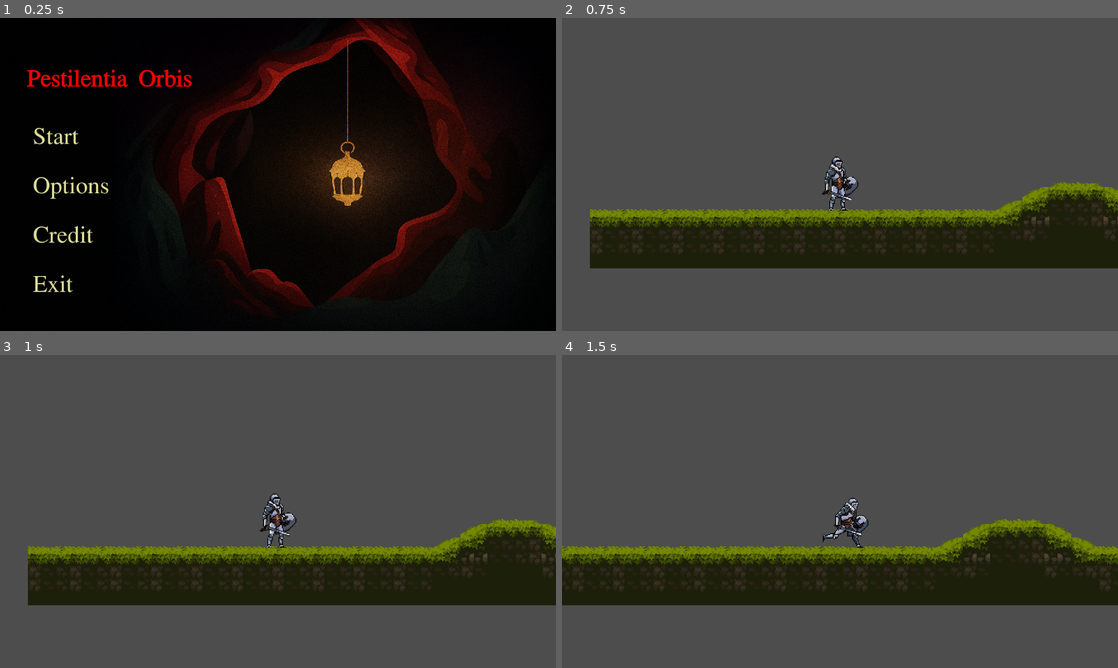
Above: before the commit, frames 1-4 (two rows, left to right).
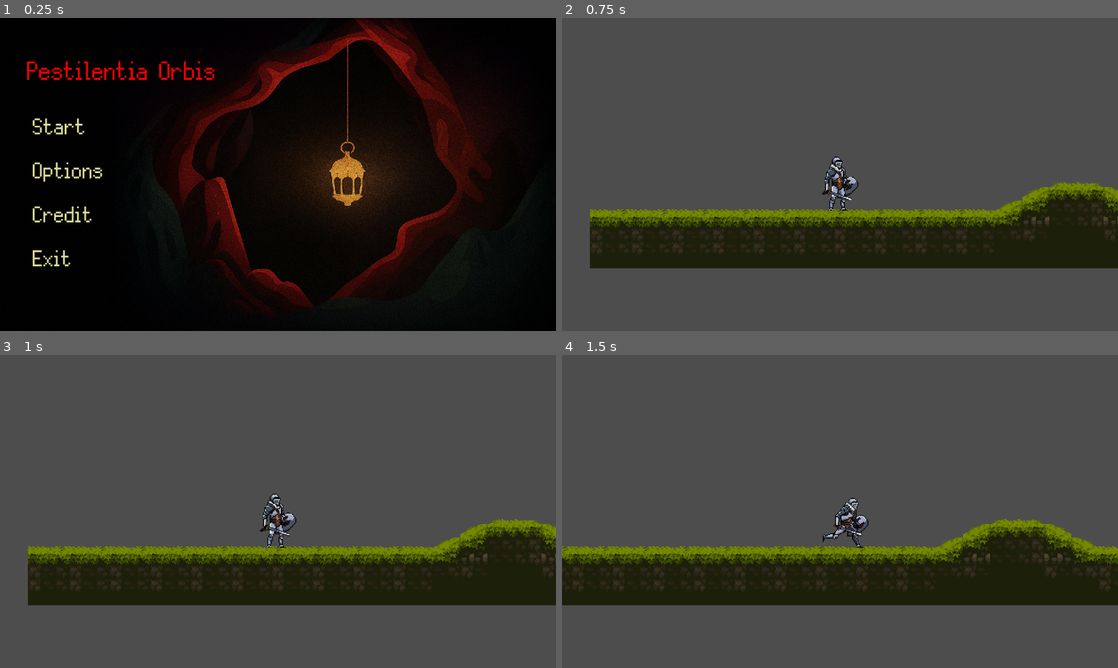
Above: after the commit, the same moments.

Repository: teabrf225/Pestilentia_Orbis_Project_Game2D_Group09
Game: Godot game, scene res://Interface/Menu_Game/menu_game.tscn
The game is run twice, just before and just after one commit, with the same random seed, the same clock (stepped at 60 frames per second) and the same inputs.
Inputs:
- Up to frame 1 (0.25 s): no input
- Up to frame 2 (0.75 s): click "Start" at 0.5 s
- Up to frame 3 (1 s): no input
- Up to frame 4 (1.5 s): tap Enter at 1.25 s; hold D (Move_Right) from 1.28 s (still down)

The runs differ from the first frame. In frame 1, 2.7% of the frame differs, in the area x 4-39%, y 13-88%; in frame 2, nothing differs; in frame 3, nothing differs; in frame 4, nothing differs.

Commit message:
fontPath

Diff:
--- a/Interface/Menu_Game/menu_game.tscn
+++ b/Interface/Menu_Game/menu_game.tscn
@@ -1,12 +1,11 @@
-[gd_scene load_steps=12 format=3 uid="uid://bcmvkkx6ovlfh"]
-
-[ext_resource type="Texture2D" uid="uid://d1u03ryicebem" path="res://Interface/Menu_Game/Backgound_main_menu.png" id="1_6hw7b"]
+[gd_scene load_steps=11 format=3 uid="uid://bcmvkkx6ovlfh"]
+
+[ext_resource type="Texture2D" uid="uid://b5gvshpueogc1" path="res://Interface/Menu_Game/Backgound_main_menu.png" id="1_6hw7b"]
 [ext_resource type="Script" uid="uid://sah41kihxeif" path="res://Interface/Menu_Game/menu_game.gd" id="1_yl80j"]
-[ext_resource type="FontFile" uid="uid://c6yt4pglgqdyf" path="res://Resource/Font/kinnari/Kinnari.ttf" id="3_f0oqs"]
+[ext_resource type="FontFile" uid="uid://clumjposkcf5b" path="res://Resource/Font/Silver.ttf" id="3_q67qq"]
 [ext_resource type="Script" uid="uid://bh4v8brf8wdg2" path="res://Management/audio_control.gd" id="4_cnc36"]
-[ext_resource type="AudioStream" uid="uid://d3iulyqooe6ng" path="res://Resource/Music_BackGround/Horror Ambience (Free Background Music).mp3" id="4_f0oqs"]
+[ext_resource type="AudioStream" uid="uid://dpwwaf6cwqtdj" path="res://Resource/Music_BackGround/Horror Ambience (Free Background Music).mp3" id="4_f0oqs"]
 [ext_resource type="Script" uid="uid://c5sf27scwlt6h" path="res://Interface/Menu_Game/fullscreen_control.gd" id="5_7trak"]
-[ext_resource type="FontFile" uid="uid://dpblv8cxhbtoq" path="res://Resource/Font/kinnari/Kinnari-Bold.ttf" id="5_36cs2"]
 
 [sub_resource type="StyleBoxTexture" id="StyleBoxTexture_1vqnn"]
 texture = ExtResource("1_6hw7b")
@@ -55,8 +54,8 @@
 modulate = Color(1, 1, 0.67451, 1)
 layout_mode = 2
 size_flags_vertical = 3
-theme_override_fonts/font = ExtResource("3_f0oqs")
-theme_override_font_sizes/font_size = 50
+theme_override_fonts/font = ExtResource("3_q67qq")
+theme_override_font_sizes/font_size = 70
 text = "Start"
 flat = true
 alignment = 0
@@ -65,8 +64,8 @@
 modulate = Color(1, 1, 0.67451, 1)
 layout_mode = 2
 size_flags_vertical = 3
-theme_override_fonts/font = ExtResource("3_f0oqs")
-theme_override_font_sizes/font_size = 50
+theme_override_fonts/font = ExtResource("3_q67qq")
+theme_override_font_sizes/font_size = 70
 text = "Options"
 flat = true
 alignment = 0
@@ -75,8 +74,8 @@
 modulate = Color(1, 1, 0.67451, 1)
 layout_mode = 2
 size_flags_vertical = 3
-theme_override_fonts/font = ExtResource("3_f0oqs")
-theme_override_font_sizes/font_size = 50
+theme_override_fonts/font = ExtResource("3_q67qq")
+theme_override_font_sizes/font_size = 70
 text = "Credit"
 flat = true
 alignment = 0
@@ -85,8 +84,8 @@
 modulate = Color(1, 1, 0.67451, 1)
 layout_mode = 2
 size_flags_vertical = 3
-theme_override_fonts/font = ExtResource("3_f0oqs")
-theme_override_font_sizes/font_size = 50
+theme_override_fonts/font = ExtResource("3_q67qq")
+theme_override_font_sizes/font_size = 70
 text = "Exit"
 flat = true
 alignment = 0
@@ -104,11 +103,12 @@
 offset_right = 445.0
 offset_bottom = 163.0
 theme_override_colors/font_color = Color(0.956863, 0, 0, 1)
-theme_override_fonts/font = ExtResource("5_36cs2")
-theme_override_font_sizes/font_size = 50
+theme_override_fonts/font = ExtResource("3_q67qq")
+theme_override_font_sizes/font_size = 80
 text = "Pestilentia Orbis"
 
 [node name="Options" type="Panel" parent="."]
+visible = false
 layout_mode = 1
 anchors_preset = -1
 anchor_left = 0.607
@@ -130,8 +130,8 @@
 offset_top = 19.0
 offset_right = 180.0
 offset_bottom = 79.0
-theme_override_fonts/font = ExtResource("5_36cs2")
-theme_override_font_sizes/font_size = 40
+theme_override_fonts/font = ExtResource("3_q67qq")
+theme_override_font_sizes/font_size = 60
 text = "Options"
 
 [node name="Music" type="Label" parent="Options"]
@@ -146,8 +146,8 @@
 offset_right = 42.684
 offset_bottom = 20.862
 theme_override_colors/font_color = Color(1, 1, 0.67451, 1)
-theme_override_fonts/font = ExtResource("3_f0oqs")
-theme_override_font_sizes/font_size = 30
+theme_override_fonts/font = ExtResource("3_q67qq")
+theme_override_font_sizes/font_size = 50
 text = "Music"
 
 [node name="SFX" type="Label" parent="Options"]
@@ -162,8 +162,8 @@
 offset_right = 42.546
 offset_bottom = 20.907
 theme_override_colors/font_color = Color(1, 1, 0.67451, 1)
-theme_override_fonts/font = ExtResource("3_f0oqs")
-theme_override_font_sizes/font_size = 30
+theme_override_fonts/font = ExtResource("3_q67qq")
+theme_override_font_sizes/font_size = 50
 text = "SFX"
 
 [node name="back" type="Button" parent="Options"]
@@ -210,14 +210,13 @@
 offset_top = 286.0
 offset_right = 173.0
 offset_bottom = 317.0
-theme_override_fonts/font = ExtResource("3_f0oqs")
-theme_override_font_sizes/font_size = 20
+theme_override_fonts/font = ExtResource("3_q67qq")
+theme_override_font_sizes/font_size = 35
 button_pressed = true
 text = "Fullscreen"
 script = ExtResource("5_7trak")
 
 [node name="Credits" type="Panel" parent="."]
-visible = false
 layout_mode = 1
 anchors_preset = -1
 anchor_left = 0.607
@@ -235,23 +234,23 @@
 [node name="Label" type="Label" parent="Credits"]
 modulate = Color(1, 1, 0.67451, 1)
 layout_mode = 0
-offset_left = 22.0
-offset_top = 4.00002
-offset_right = 181.0
-offset_bottom = 76.0
-theme_override_fonts/font = ExtResource("5_36cs2")
-theme_override_font_sizes/font_size = 40
+offset_left = 29.0
+offset_top = 13.0
+offset_right = 188.0
+offset_bottom = 85.0
+theme_override_fonts/font = ExtResource("3_q67qq")
+theme_override_font_sizes/font_size = 50
 text = "Credits"
 
 [node name="name" type="Label" parent="Credits"]
 modulate = Color(1, 1, 0.67451, 1)
 layout_mode = 0
-offset_left = 89.0
-offset_top = 61.0
-offset_right = 508.0
-offset_bottom = 343.0
-theme_override_fonts/font = ExtResource("3_f0oqs")
-theme_override_font_sizes/font_size = 30
+offset_left = 94.0
+offset_top = 56.0
+offset_right = 513.0
+offset_bottom = 348.0
+theme_override_fonts/font = ExtResource("3_q67qq")
+theme_override_font_sizes/font_size = 50
 text = "CP-AI
 Tanatorn Boontem
 Krissanapong Songkramsong
Not shown, added: Resource/Music/Horror Ambience (Free Background Music).mp3
